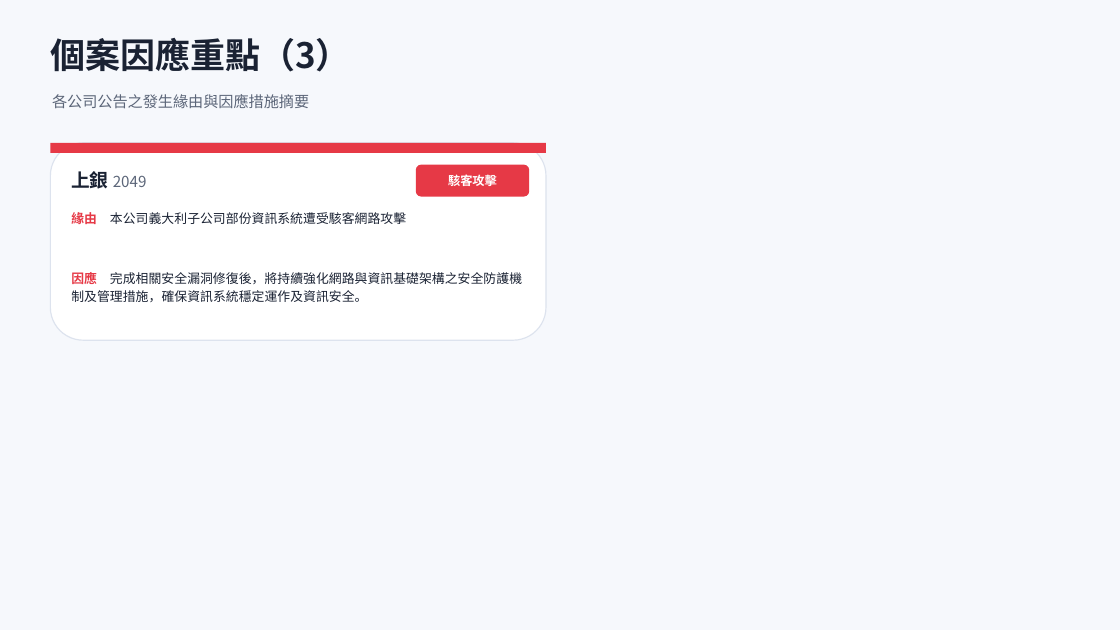
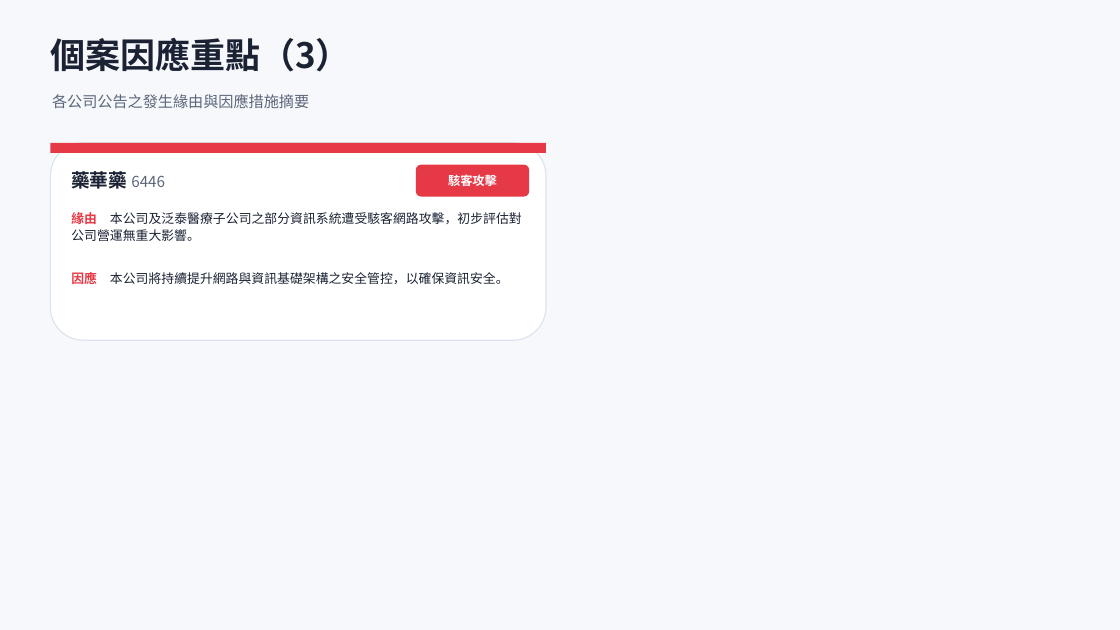
Before and after one commit to Johnnylin77/mops-isec-monitor, a slide deck: slide 8 of 資安事件因應分析.pptx. Drawn at 1120x630 pixels with LibreOffice and Linux fonts; fonts in the diff are those of the drawing. Boxes give left, top, right and bottom in pixels: in the first picture for what was removed or moved away, otherwise in the second. Text is boxed around its words. In the diff, an @@ line names an element or a change of style, - is before the commit and + after.

```diff
--- a/資安事件因應分析.pptx
+++ b/資安事件因應分析.pptx
@@ text at [71, 168, 165, 193]: text changed @@
-上銀 2049
+藥華藥 6446
@@ text at [71, 212, 522, 241]: text changed @@
-緣由 本公司義大利子公司部份資訊系統遭受駭客網路攻擊
+緣由 本公司及泛泰醫療子公司之部分資訊系統遭受駭客網路攻擊，初步評估對公司營運無重大影響。
@@ text at [71, 272, 509, 284]: text changed @@
-因應 完成相關安全漏洞修復後，將持續強化網路與資訊基礎架構之安全防護機制及管理措施，確保資訊系統穩定運作及資訊安全。
+因應 本公司將持續提升網路與資訊基礎架構之安全管控，以確保資訊安全。
```
Also in this commit, not shown: 6 other slides changed, 2 other files.
